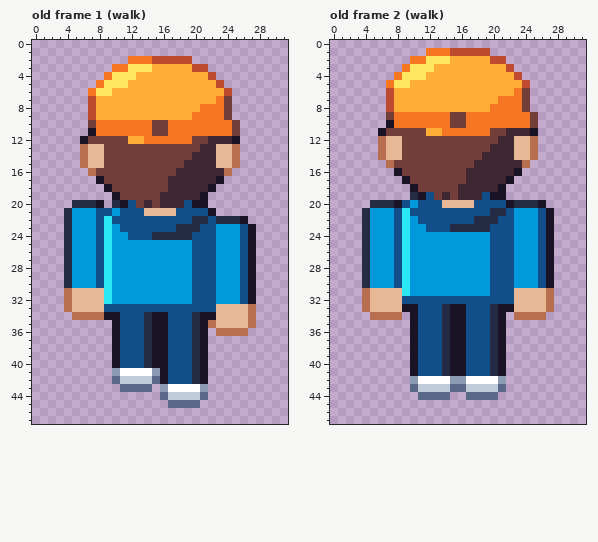
One commit to this pixel-art file: art/road/walker-casey.aseprite. The picture above was drawn from the file before the commit.
32x48 pixels, 10 frames. Shown: old frame 1 (walk), old frame 2 (walk).
Once edited:
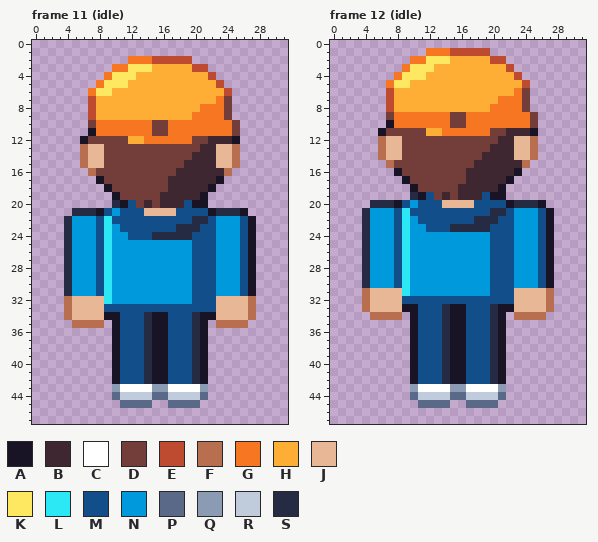
Palette (. is transparent): A #181425  B #3e2731  C #ffffff  D #733e39  E #be4a2f  F #b86f50  G #f77622  H #feae34  J #e8b796  K #fee761  L #2ce8f5  M #124e89  N #0099db  P #5a6988  Q #8b9bb4  R #c0cbdc  S #262b44
A new or re-ordered frame is compared with the old frame closest to it.
Changes in this commit:
frames 10 -> 12
Frame 11 (idle) is new; against old frame 1 (walk):
y 20: x 5..8 SSSA -> ....
y 21: x 4..8 SNNNM -> .SSSA; x 23..26 .... -> SSSA
y 22: x 23..27 SSSA. -> NNNMA
y 31: x 4..8 FJJJJ -> SNNNM
y 32: x 23..27 NNNMA -> JJJJF
y 34: x 4..8 .FFFF -> FJJJJ
y 35: x 5..8 .... -> FFFF; x 22..27 FJJJJF -> .FFFF.
y 36: x 23..26 FFFF -> ....
y 41: x 10..15 QCCCCQ -> AMMMSA
y 42: x 10..15 PRRRRP -> AMMMSA
y 43: x 10..15 .PPPP. -> QCCCCQ
y 44: x 10..15 ...... -> PRRRRP
y 45: x 11..14 .... -> PPPP
Frame 12 (idle) is new; against old frame 2 (walk):
y 42: x 10..21 QCCCCQQCCCCQ -> AMMMSAAMMMSA
y 43: x 10..21 PRRRRPPRRRRP -> QCCCCQQCCCCQ
y 44: x 10..21 .PPPP..PPPP. -> PRRRRPPRRRRP
y 45: x 11..14 .... -> PPPP; x 17..20 .... -> PPPP
